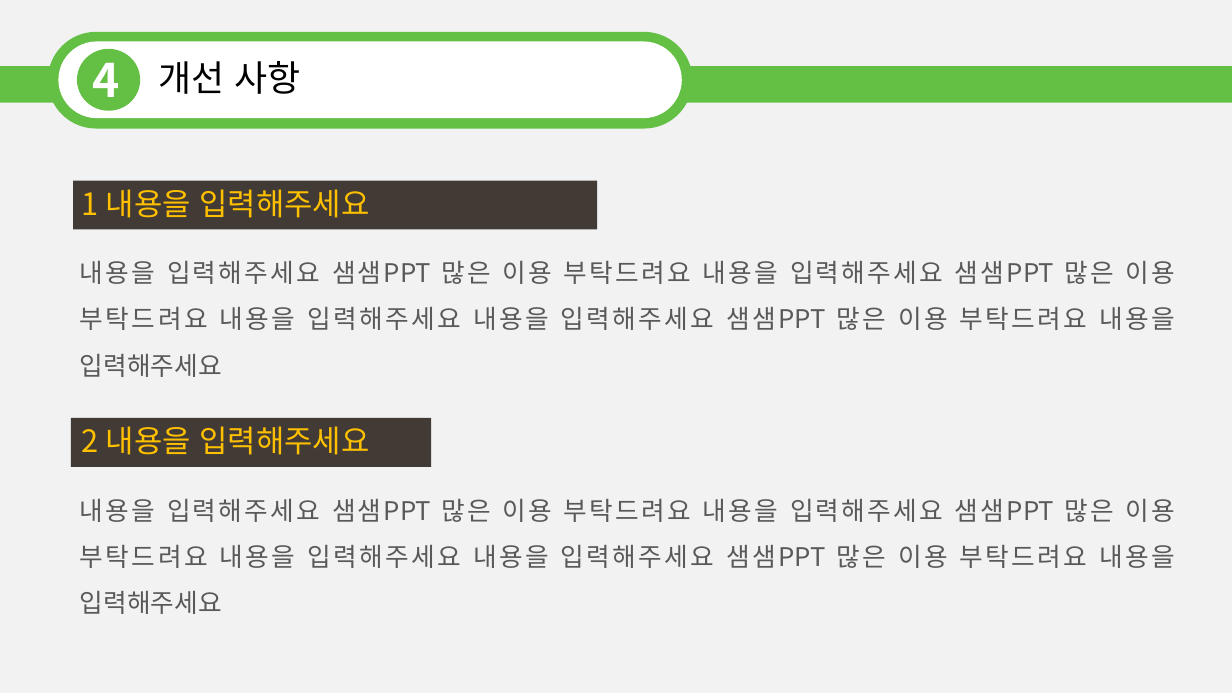
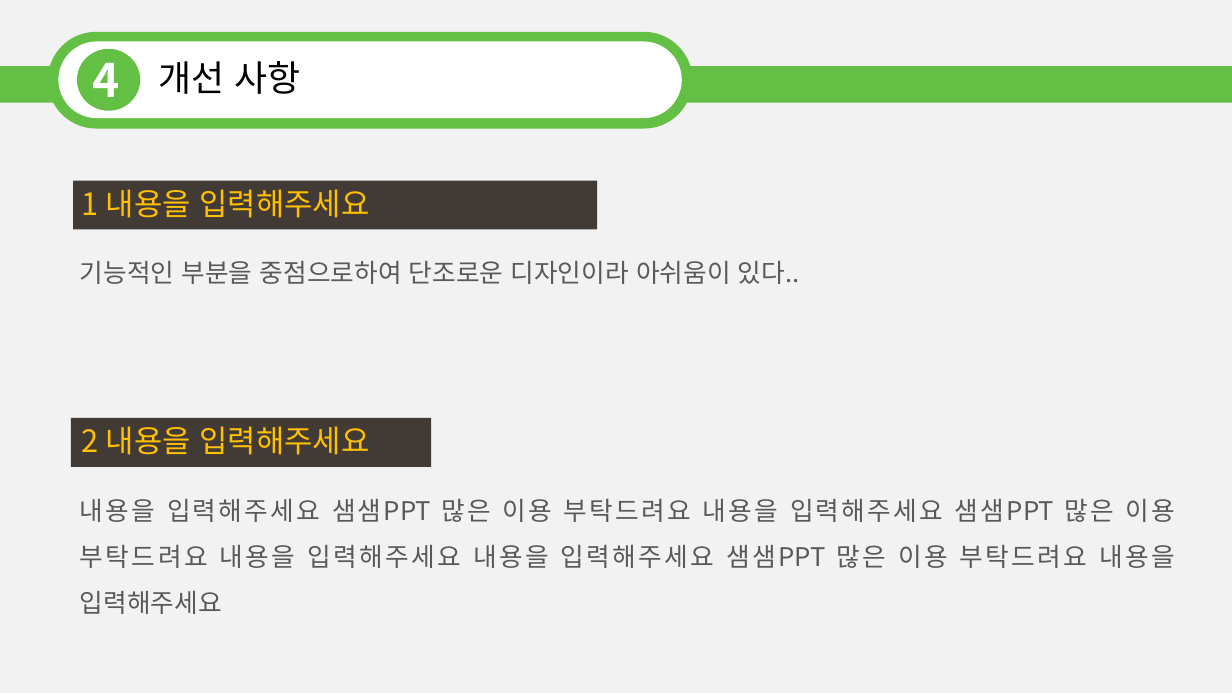
Before and after one commit to whgustj0831/new_2Z1, a slide deck: slide 16 of 지하철PPT템플릿 고딕.pptx (slide 14 before the commit). Drawn at 1232x693 pixels with LibreOffice and Linux fonts; fonts in the diff are those of the drawing. Boxes give left, top, right and bottom in pixels: in the first picture for what was removed or moved away, otherwise in the second. Text is boxed around its words. In the diff, an @@ line names an element or a change of style, - is before the commit and + after.

```diff
--- a/지하철PPT템플릿 고딕.pptx
+++ b/지하철PPT템플릿 고딕.pptx
@@ text at [80, 261, 800, 284]: text changed @@
-내용을 입력해주세요 샘샘PPT 많은 이용 부탁드려요 내용을 입력해주세요 샘샘PPT 많은 이용 부탁드려요 내용을 입력해주세요 내용을 입력해주세요 샘샘PPT 많은 이용 부탁드려요 내용을 입력해주세요
+기능적인 부분을 중점으로하여 단조로운 디자인이라 아쉬움이 있다..
```
Also in this commit, not shown: 2 other slides changed, 2 slides added.
